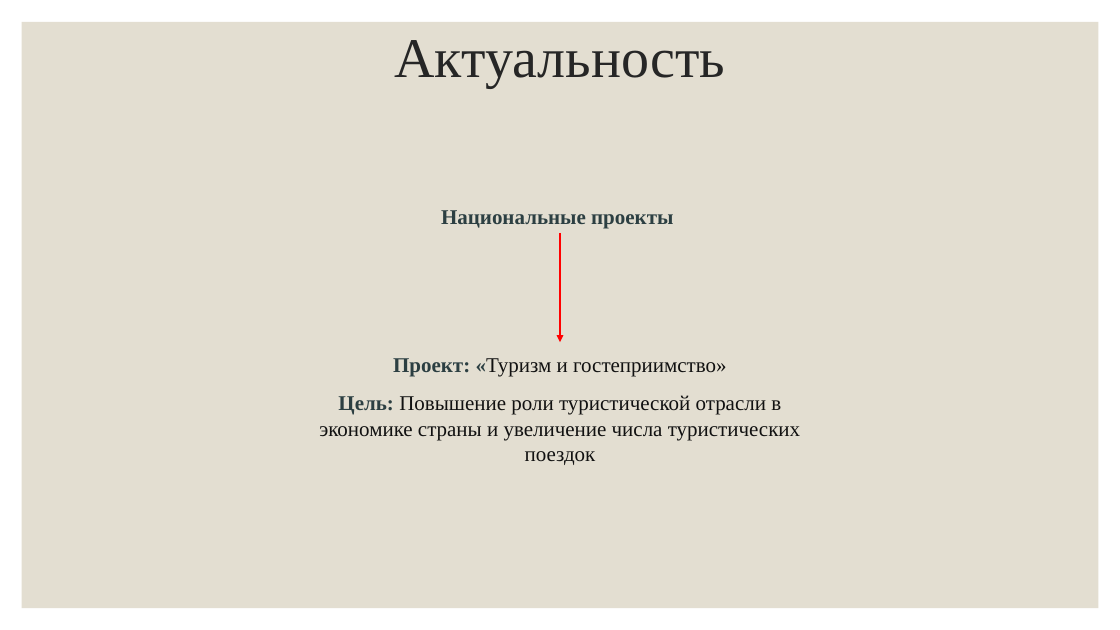
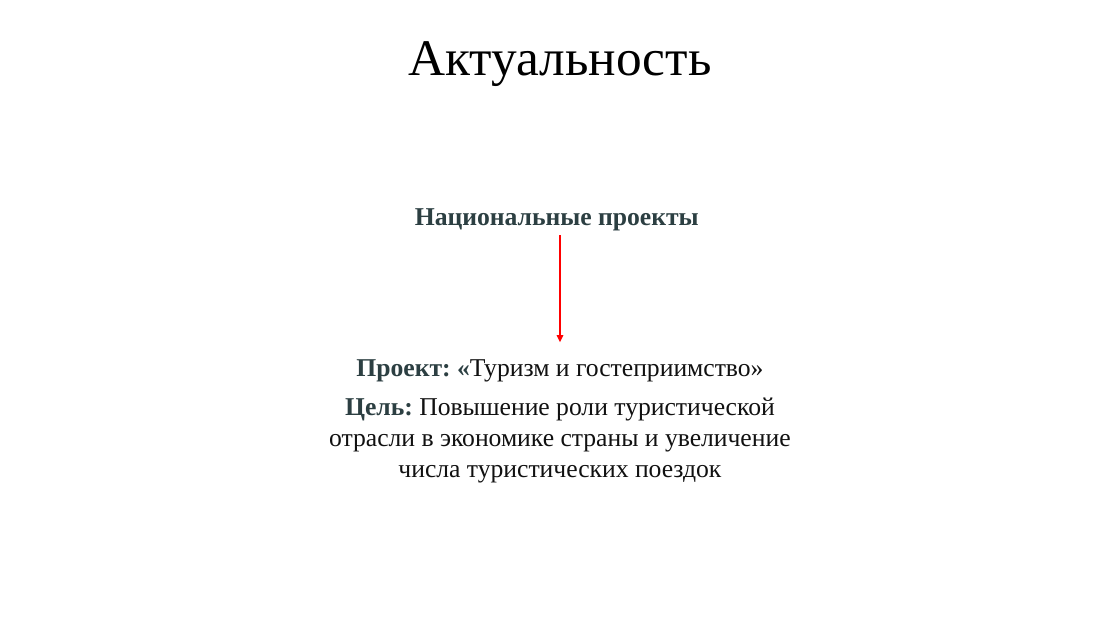
Before and after one commit to RAdKuzur/ASU, a slide deck: slide 2 of Магистерская/Предзащита(после Синельщикова).pptx. Drawn at 1120x630 pixels with LibreOffice and Linux fonts; fonts in the diff are those of the drawing. Boxes give left, top, right and bottom in pixels: in the first picture for what was removed or moved away, otherwise in the second. Text is boxed around its words. In the diff, an @@ line names an element or a change of style, - is before the commit and + after.

```diff
--- a/Магистерская/Предзащита(после Синельщикова).pptx
+++ b/Магистерская/Предзащита(после Синельщикова).pptx
@@ rectangle removed at [22,22,1099,608] @@
@@ title "Актуальность" at [408,41,711,86]: size 48 to 44 pt, text colour #262626 to #000000 @@
@@ text "Национальные проекты" at [415,208,699,230]: size 18 to 22 pt; line spacing 1 to 0.9; more space between paragraphs @@
@@ text "Проект: «Туризм и гостеприимство»" at [356,359,763,382]: size 18 to 22 pt @@
@@ text "Цель: Повышение роли туристической отрасли ..." at [329,397,791,482]: size 18 to 22 pt @@
```
Also in this commit, not shown: 7 other slides changed.
